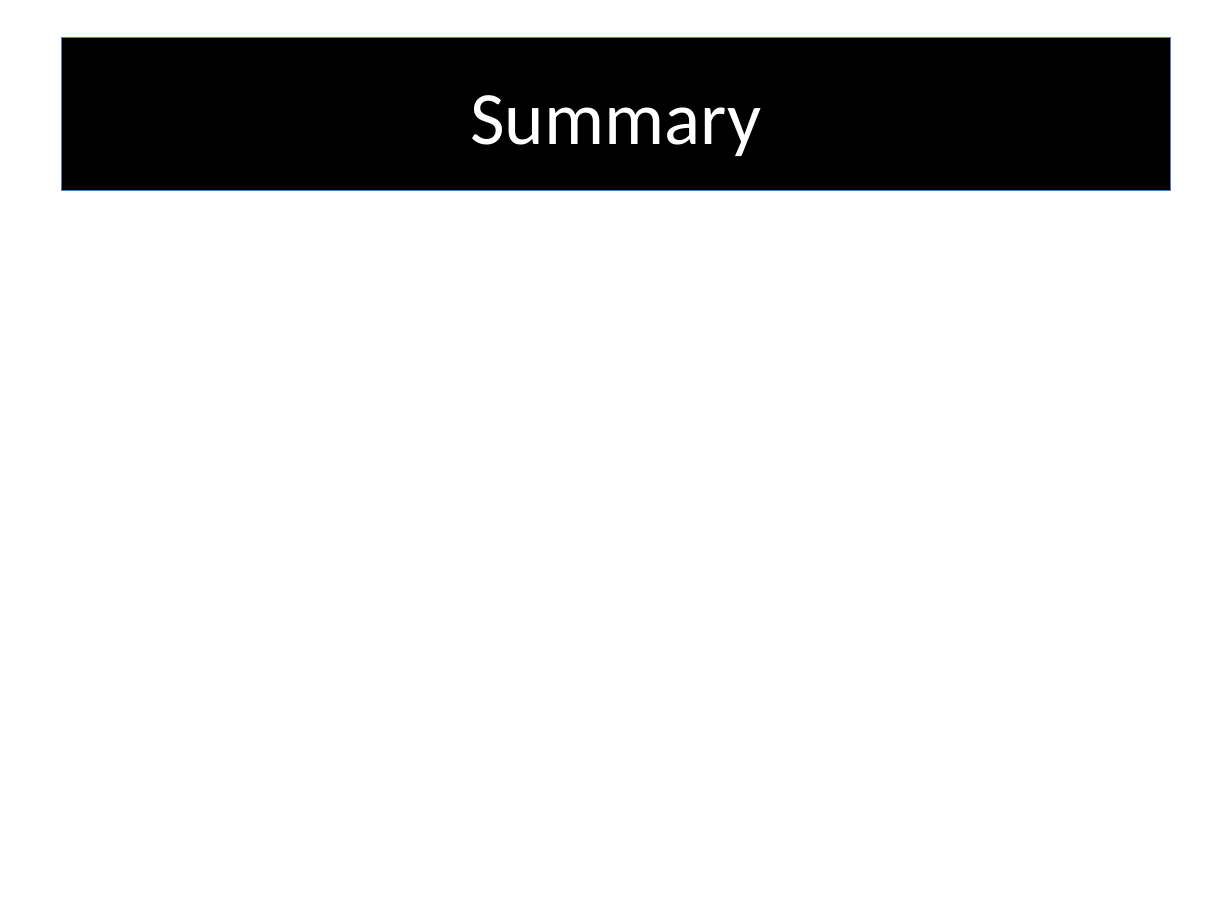
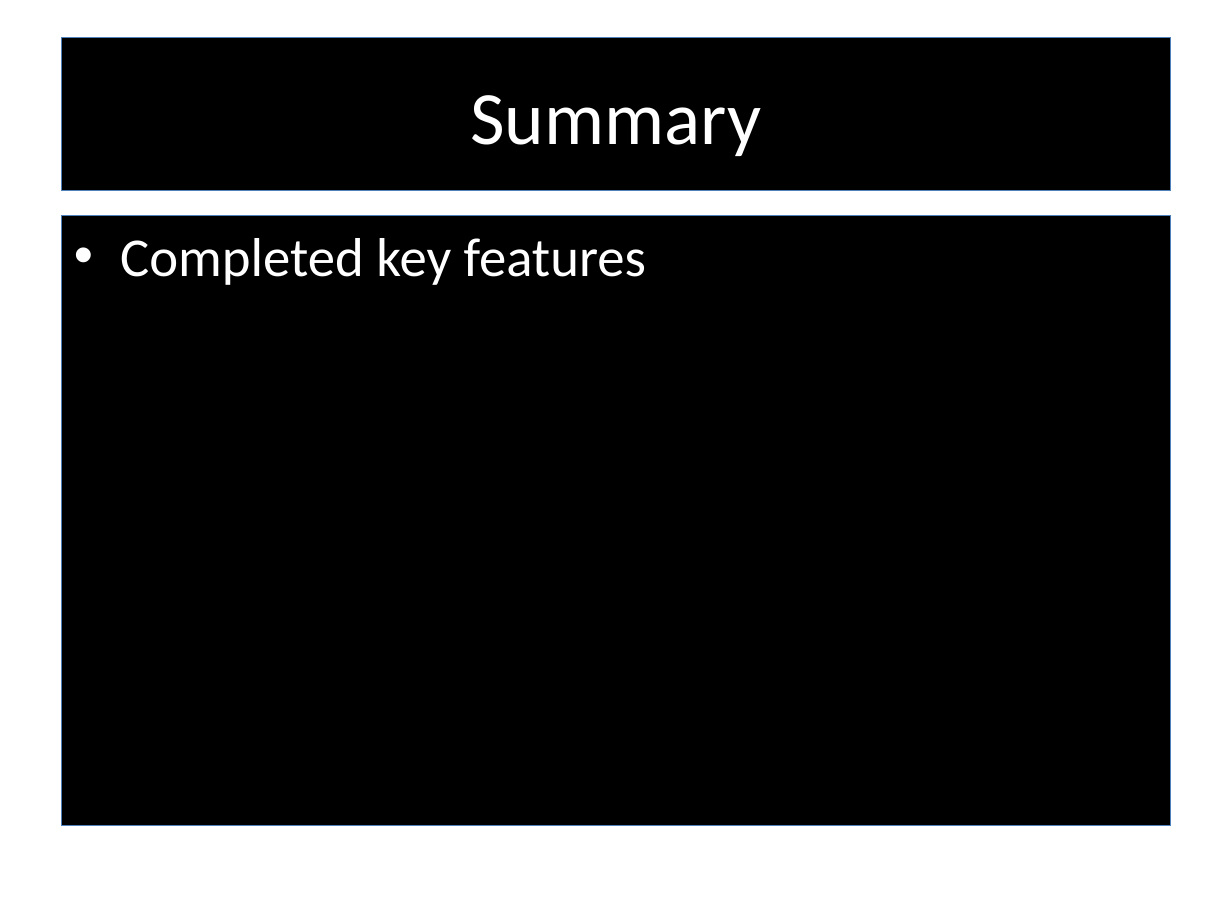
Before and after one commit to RedTeamCOSC470/Documentation, a slide deck: slide 17 of Stargazer_Presentation_Semester2.pptx (slide 18 before the commit). Drawn at 1232x924 pixels with LibreOffice and Linux fonts; fonts in the diff are those of the drawing; background and template pictures are left out. Boxes give left, top, right and bottom in pixels: in the first picture for what was removed or moved away, otherwise in the second. Text is boxed around its words. In the diff, an @@ line names an element or a change of style, - is before the commit and + after.

```diff
--- a/Stargazer_Presentation_Semester2.pptx
+++ b/Stargazer_Presentation_Semester2.pptx
@@ text added at (x1=62, y1=216, x2=1170, y2=825), fill #000000, outline #4F81BD 0.75 pt, 32 pt, text #FFFFFF @@
+• Completed key features
```
Also in this commit, not shown: 5 other slides changed, 3 slides removed, 4 other files.
